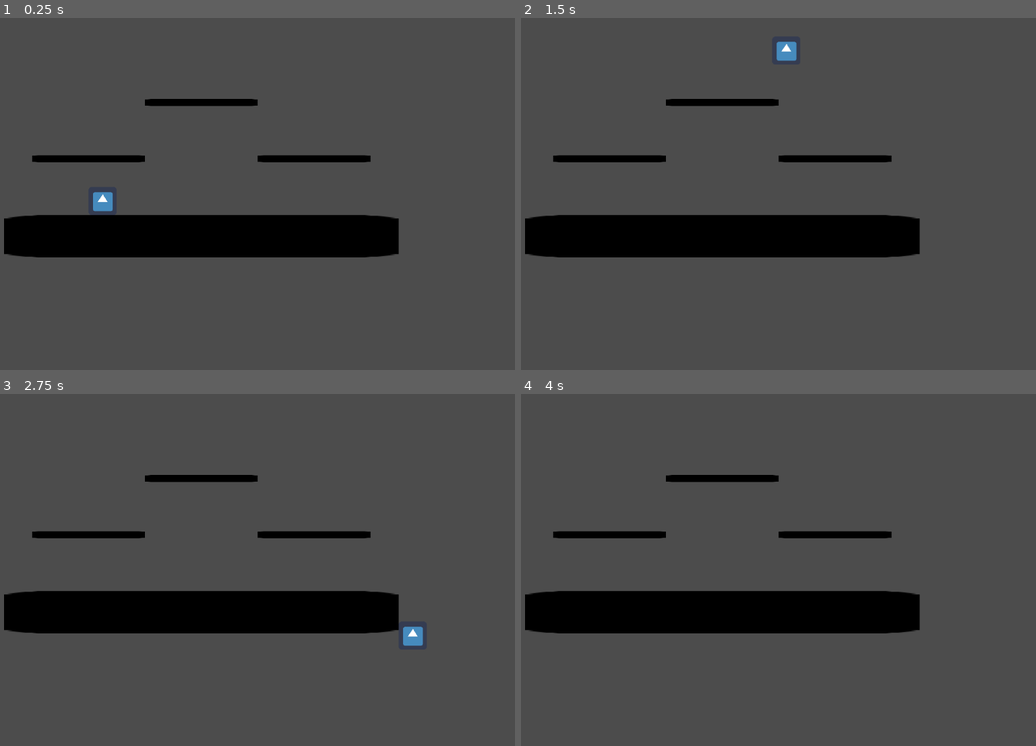
Above: before the commit, frames 1-4 (two rows, left to right).
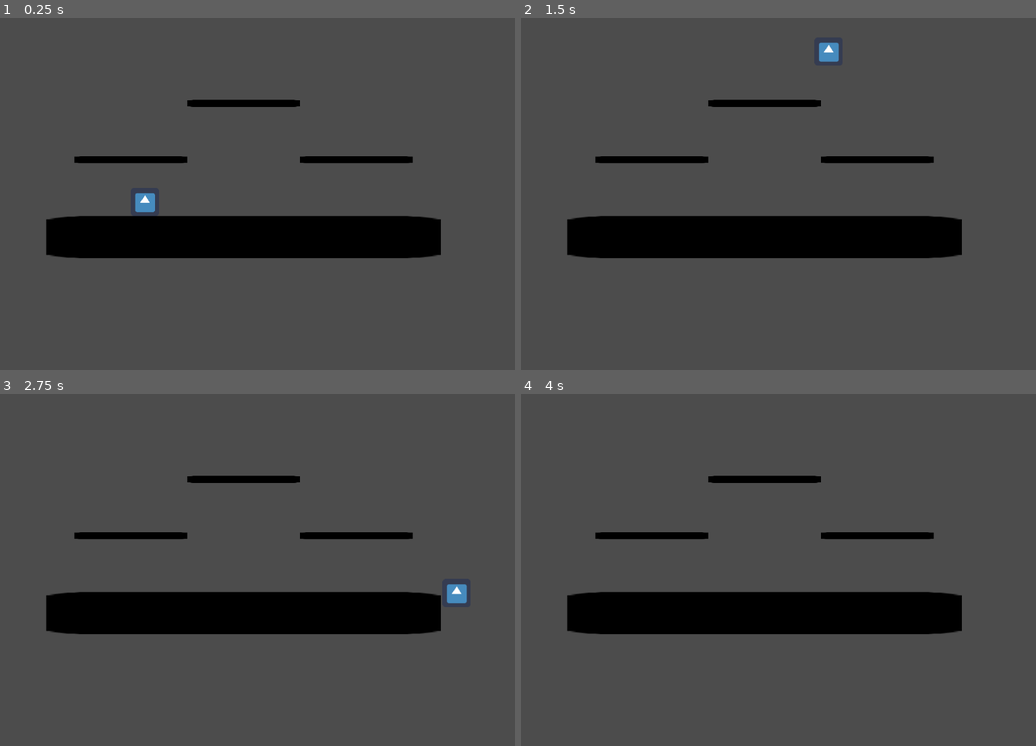
Above: after the commit, the same moments.

Repository: L4igi/PlatformFighterGodot
Game: Godot game, scene res://Stages/Stage1.tscn
The game is run twice, just before and just after one commit, with the same random seed, the same clock (stepped at 60 frames per second) and the same inputs. The engine's default icon, where the game draws it, is replaced by a stand-in: a white triangle on a blue panel in a dark square.
Inputs:
- Up to frame 1 (0.25 s): no input
- Up to frame 2 (1.5 s): tap Enter at 0.5 s; hold D (right) from 0.53 s (still down); tap W (up) at 0.6, 0.77, 1.07, 1.35 s
- Up to frame 3 (2.75 s): tap W (up) at 1.52, 1.82, 2.1 s; tap Space at 2 s; release D (right) at 2.03 s; hold A (left) from 2.03 s (still down)
- Up to frame 4 (4 s): release A (left) at 2.78 s; hold D (right) from 2.78 s (still down); tap W (up) at 2.85, 3.02, 3.32, 3.6, 3.77 s

The runs differ from the first frame. In frame 1, 4.0% of the frame differs, in the area x 0-86%, y 22-69%; in frame 2, 4.0%, in the area x 0-86%, y 6-69%; in frame 3, 3.9%; in frame 4, 3.6%.

Commit message:
Working on ledges

Diff:
--- a/Characters/Character.gd
+++ b/Characters/Character.gd
@@ -9,6 +9,7 @@
 var snapEdge = false
 var collidePlatforms = true
 var dropDownCount = 0
+var snapEdgePosition = Vector2()
 
 var directionChange = false
 
@@ -17,7 +18,10 @@
 onready var gravity = 2000
 
 func _physics_process(delta):
-	basic_movement(delta)
+	if !snapEdge:
+		basic_movement(delta)
+	else:
+		snap_edge_input(delta)
 
 func basic_movement(delta):
 	# Horizontal movement code. First, get the player's input.
@@ -71,7 +75,6 @@
 			var collision = get_slide_collision(i)
 			#print("is in group " + str(collision.get_collider().is_in_group("Platform")))
 			if collision.get_collider().is_in_group("Platform") && dropDownCount >=2:
-				print(velocity.y)
 				set_collision_mask_bit(1,false)
 				create_drop_platform_timer(0.3, false)
 			else:
@@ -96,6 +99,39 @@
 		timer.connect("timeout", self, "_on_drop_platform_timeout")
 	add_child(timer)
 
-func snap_edge():
+func snap_edge(edgePosition):
 	if !is_on_floor():
 		snapEdge = true
+		snapEdgePosition = edgePosition
+		velocity = Vector2.ZERO
+		var targetPosition = edgePosition + $Sprite.texture.get_size()/2
+		if global_position < edgePosition:
+			targetPosition = edgePosition + Vector2(-($Sprite.texture.get_size()/2).x,($Sprite.texture.get_size()/2).y)
+		$Tween.interpolate_property(self, "position", global_position, targetPosition , 0.5, Tween.TRANS_LINEAR, Tween.EASE_IN)
+		$Tween.start()
+		yield($Tween, "tween_all_completed")
+		#snapEdge = false
+
+func snap_edge_input(delta):
+	if Input.is_action_just_pressed("down"):
+		jumpCount = 0
+		snapEdge=false
+	elif Input.is_action_just_pressed("up"):
+		velocity.y = -JUMP_SPEED
+		jumpCount += 1
+		#disables collisons with platforms if player is jumping upwards
+		collidePlatforms = false
+		set_collision_mask_bit(1,false)
+		snapEdge=false
+	elif Input.is_action_just_pressed("left"):
+		if global_position < snapEdgePosition:
+			pass
+		else:
+			pass
+		snapEdge=false
+	elif Input.is_action_just_pressed("right"):
+		if global_position > snapEdgePosition:
+			pass
+		else:
+			pass
+		snapEdge=false
--- a/Characters/Character.tscn
+++ b/Characters/Character.tscn
@@ -17,3 +17,5 @@
 
 [node name="CollisionShape2D" type="CollisionShape2D" parent="."]
 shape = SubResource( 1 )
+
+[node name="Tween" type="Tween" parent="."]
--- a/Stages/CenterStage.tscn
+++ b/Stages/CenterStage.tscn
@@ -24,7 +24,7 @@
 texture = ExtResource( 1 )
 
 [node name="EdgeSnapLeft" parent="." instance=ExtResource( 3 )]
-position = Vector2( -448, -16 )
+position = Vector2( -448, -32 )
 
 [node name="EdgeSnapRight" parent="." instance=ExtResource( 3 )]
-position = Vector2( 448, -16 )
+position = Vector2( 448, -32 )
--- a/Stages/EdgeSnap.gd
+++ b/Stages/EdgeSnap.gd
@@ -1,12 +1,10 @@
 extends Area2D
+
 
 # Called when the node enters the scene tree for the first time.
 func _ready():
 	pass # Replace with function body.
 
-
-
-
 func _on_EdgeSnap_body_entered(body):
 	if body.is_in_group("Character"):
-		body.snap_edge()
+		body.snap_edge(self.global_position)
--- a/Stages/EdgeSnap.tscn
+++ b/Stages/EdgeSnap.tscn
@@ -1,16 +1,11 @@
-[gd_scene load_steps=3 format=2]
+[gd_scene load_steps=2 format=2]
 
 [ext_resource path="res://Stages/EdgeSnap.gd" type="Script" id=1]
 
-[sub_resource type="CircleShape2D" id=1]
-radius = 40.7922
-
 [node name="EdgeSnap" type="Area2D"]
 script = ExtResource( 1 )
-__meta__ = {
-"_edit_group_": true
-}
 
-[node name="CollisionShape2D" type="CollisionShape2D" parent="."]
-shape = SubResource( 1 )
+[node name="CollisionPolygon2D" type="CollisionPolygon2D" parent="."]
+build_mode = 1
+polygon = PoolVector2Array( 35.5563, 0.47731, 40.1812, 12.2499, 38.9199, 34.9541, 25.0451, 52.6129, 4.44313, 60.181, -14.8975, 58.4992, -28.7723, 48.4084, -40.9653, 23.1815, -35.9199, 0.47731 )
 [connection signal="body_entered" from="." to="." method="_on_EdgeSnap_body_entered"]
--- a/Stages/Stage1.tscn
+++ b/Stages/Stage1.tscn
@@ -7,16 +7,16 @@
 [node name="Stage" type="Node2D"]
 
 [node name="Character" parent="." instance=ExtResource( 3 )]
-position = Vector2( 288, 424 )
+position = Vector2( 384, 426.079 )
 
 [node name="PlatformLeft" parent="." instance=ExtResource( 2 )]
-position = Vector2( 256, 320 )
+position = Vector2( 352, 322.079 )
 
 [node name="PlatformTop" parent="." instance=ExtResource( 2 )]
-position = Vector2( 512, 192 )
+position = Vector2( 608, 194.079 )
 
 [node name="PlatformRight" parent="." instance=ExtResource( 2 )]
-position = Vector2( 768, 320 )
+position = Vector2( 864, 322.079 )
 
 [node name="CenterStage" parent="." instance=ExtResource( 1 )]
-position = Vector2( 512, 480 )
+position = Vector2( 608, 482.079 )
